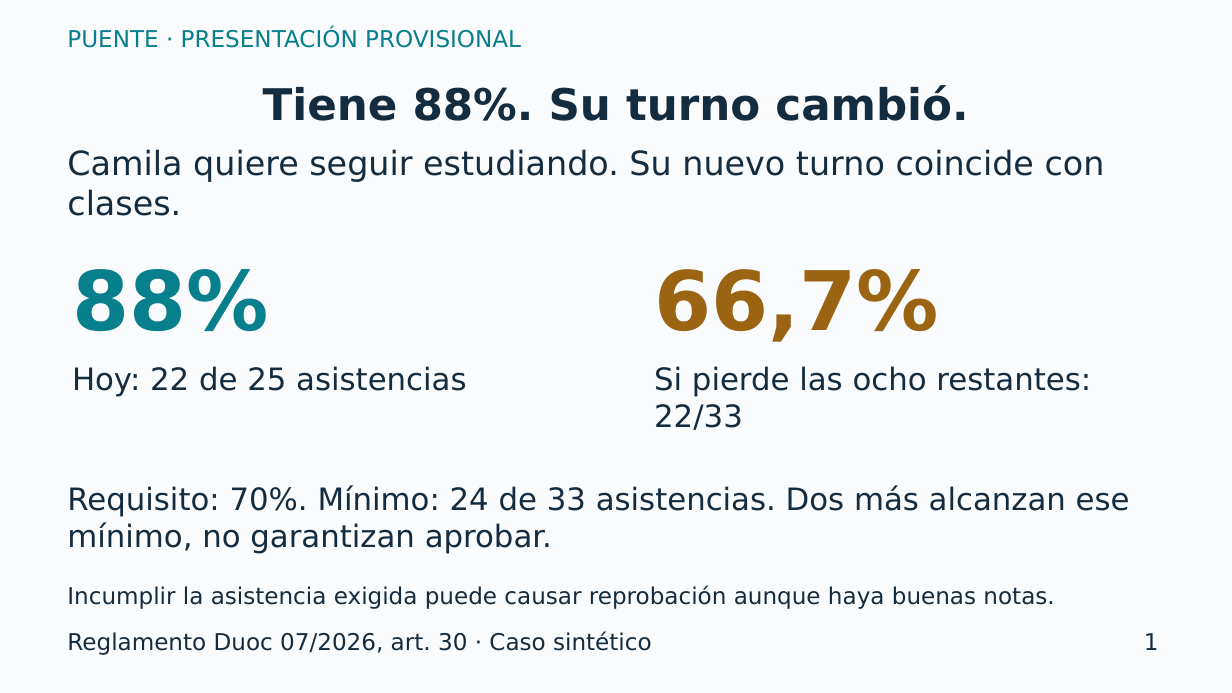
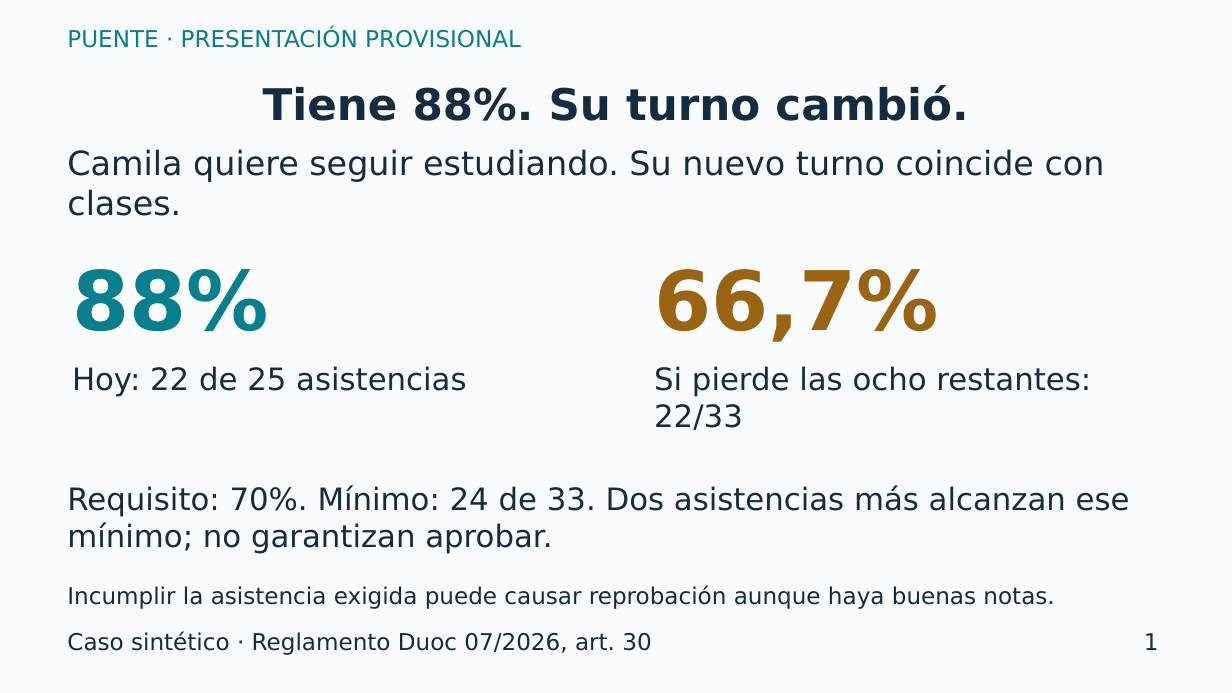
Before and after one commit to Ssj400/duoc-social, a slide deck: slide 1 of plan/preparacion/Pitch_Puente_provisional.pptx. Drawn at 1232x693 pixels with LibreOffice and Linux fonts; fonts in the diff are those of the drawing. Boxes give left, top, right and bottom in pixels: in the first picture for what was removed or moved away, otherwise in the second. Text is boxed around its words. In the diff, an @@ line names an element or a change of style, - is before the commit and + after.

```diff
--- a/plan/preparacion/Pitch_Puente_provisional.pptx
+++ b/plan/preparacion/Pitch_Puente_provisional.pptx
@@ text at [67,485,1130,554]: text changed @@
-Requisito: 70%. Mínimo: 24 de 33 asistencias. Dos más alcanzan ese mínimo, no garantizan aprobar.
+Requisito: 70%. Mínimo: 24 de 33. Dos asistencias más alcanzan ese mínimo; no garantizan aprobar.
@@ text at [67,631,651,655]: text changed @@
-Reglamento Duoc 07/2026, art. 30 · Caso sintético
+Caso sintético · Reglamento Duoc 07/2026, art. 30
```
Also in this commit, not shown: 4 other slides changed, 1 slide added, 1 slide removed, 16 other files.
